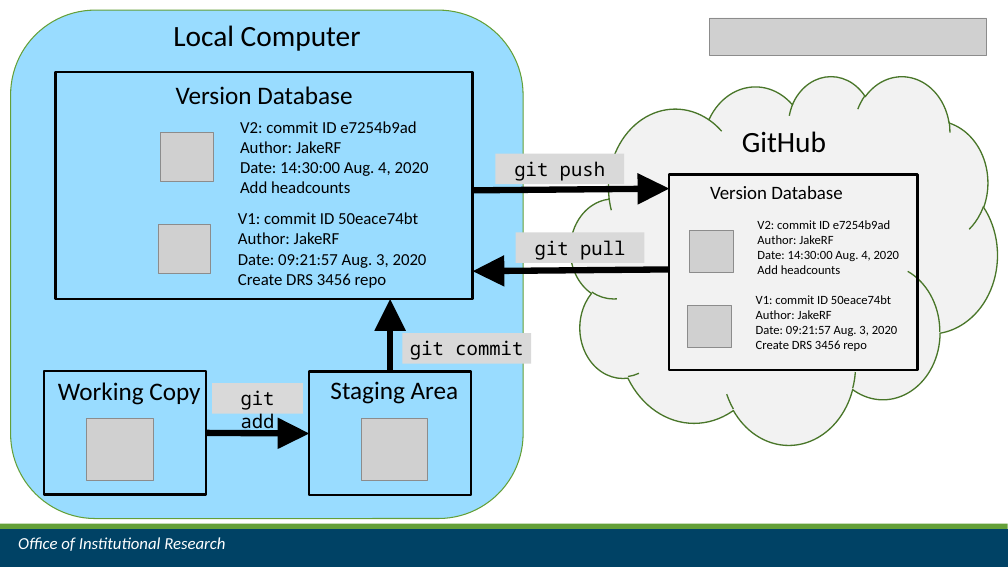
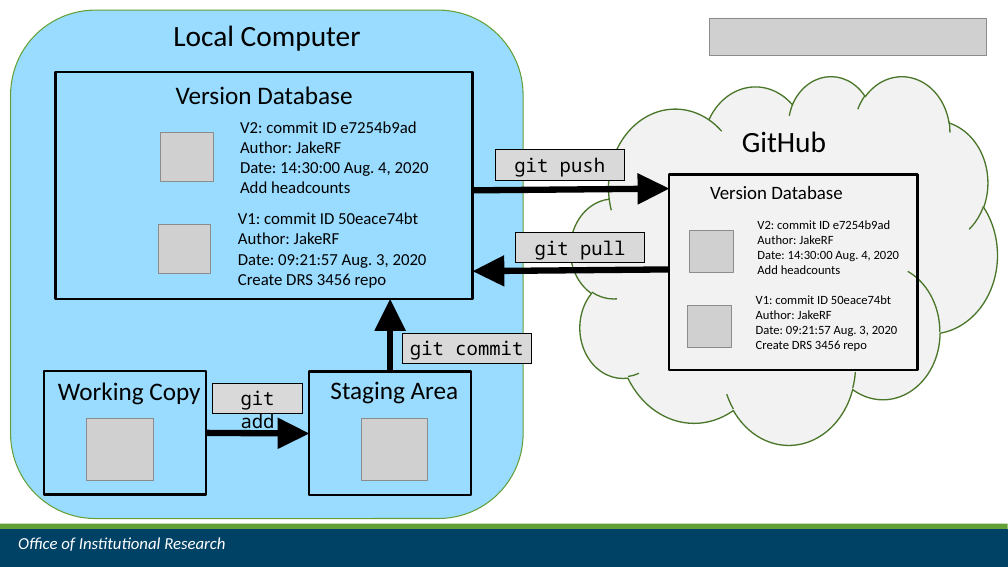
Before and after one commit to jrf1111/Do-You-Git-It-Now, a slide deck: slide 24 of Do You Git It Now.pptx. Drawn at 1008x567 pixels with LibreOffice and Linux fonts; fonts in the diff are those of the drawing; grey boxes stand for pictures. Boxes give left, top, right and bottom in pixels: in the first picture for what was removed or moved away, otherwise in the second. Text is boxed around its words. In the diff, an @@ line names an element or a change of style, - is before the commit and + after.

```diff
--- a/Do You Git It Now.pptx
+++ b/Do You Git It Now.pptx
@@ outline none to #000000 0.75 pt in 4 elements at bbox=[212, 383, 303, 414], bbox=[402, 333, 531, 364], bbox=[516, 233, 644, 263], bbox=[495, 150, 624, 180] @@
@@ rectangle "git push": place and size @@
-rectangle "git push" at bbox=[495, 154, 624, 184]
+rectangle "git push" at bbox=[495, 150, 624, 180]
```
Also in this commit, not shown: 2 other slides changed, 3 slides added.
